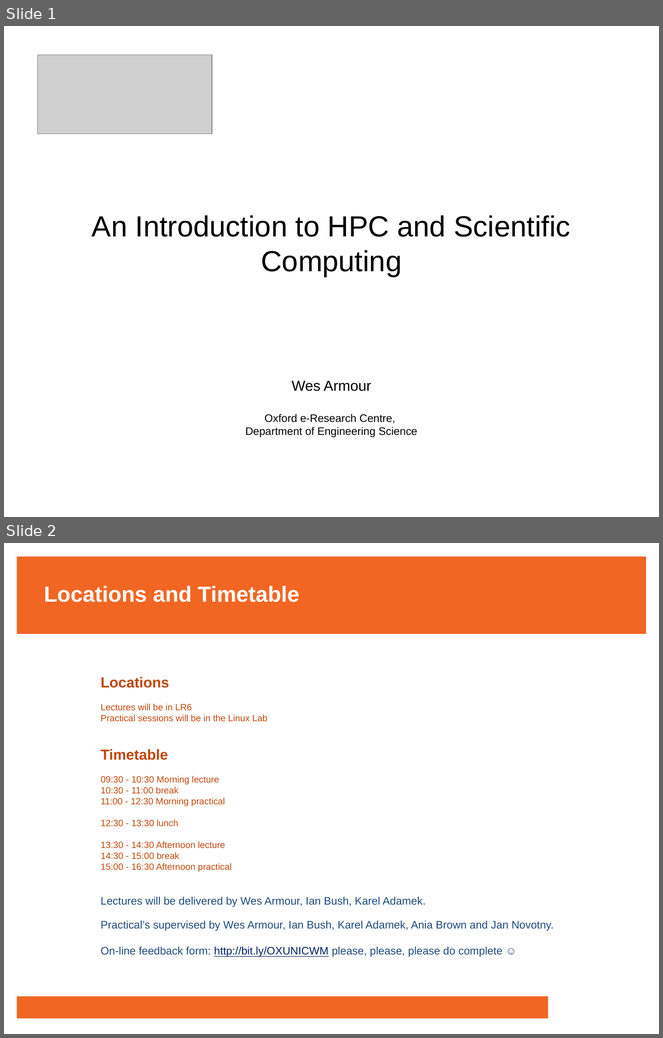
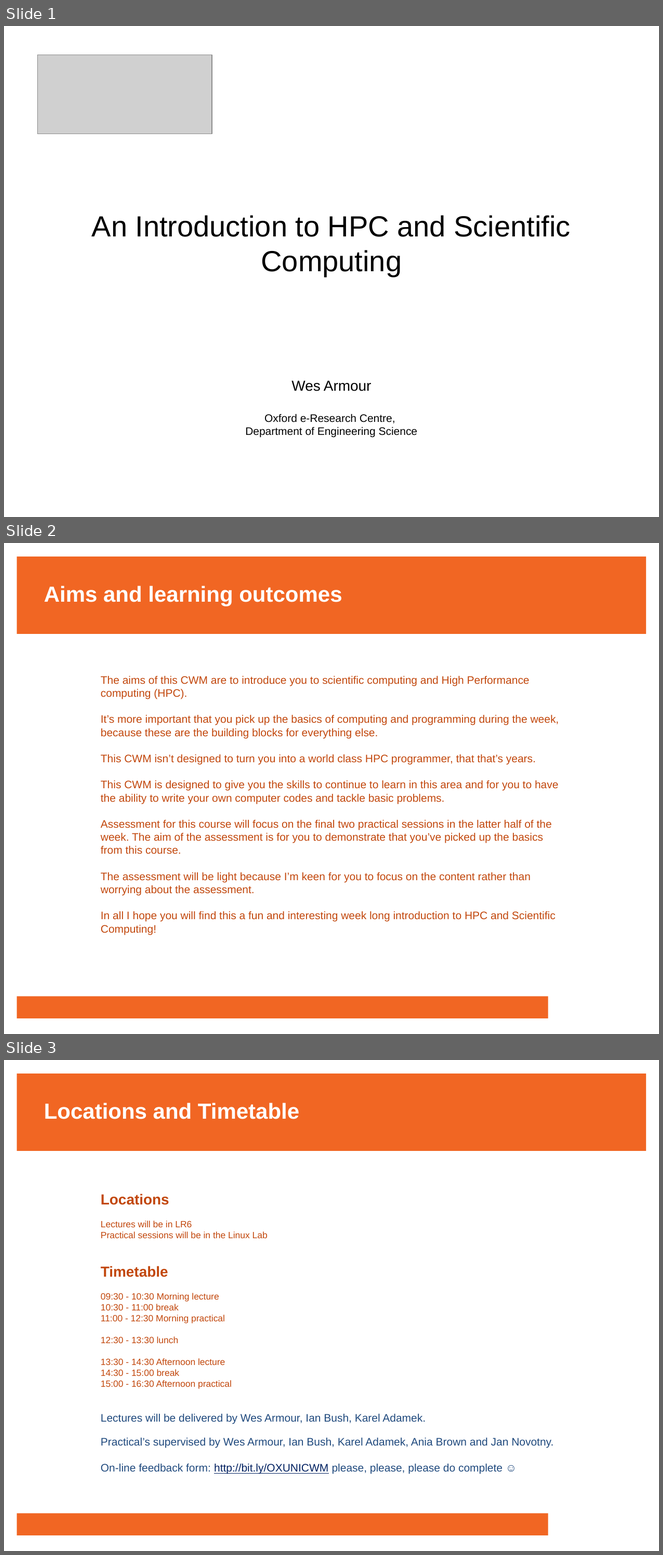
Before and after one commit to francisjudd/CWM-HPC, a slide deck: lectures/pptx/0_Introduction.pptx. Shown one above the other, each under a label of ours: slides 1 and 2 before the commit, slides 1, 2 and 3 after it. The pictures are 663x1038 and 663x1555 pixels, drawn with LibreOffice and Linux fonts; fonts in the diff are those of the drawing; grey boxes stand for pictures; background and template pictures are left out. Boxes give left, top, right and bottom in pixels: in the first picture for what was removed or moved away, otherwise in the second. Text is boxed around its words. In the diff, an @@ line names an element or a change of style, - is before the commit and + after.

```diff
--- a/lectures/pptx/0_Introduction.pptx
+++ b/lectures/pptx/0_Introduction.pptx
@@ slide 2 added at [4, 543, 659, 1034], background #FFFFFF; not listed: 2 template elements that a slide beside it also shows @@
@@ text added at [44, 586, 342, 606], 24 pt, text #FFFFFF, bold @@
+Aims and learning outcomes
@@ text added at [101, 676, 559, 935], 12 pt, text #C2470C @@
+The aims of this CWM are to introduce you to scientific computing and High Performance computing (HPC).
+It’s more important that you pick up the basics of computing and programming during the week, because these are the building blocks for everything else.
+This CWM isn’t designed to turn you into a world class HPC programmer, that that’s years.
+This CWM is designed to give you the skills to continue to learn in this area and for you to have the ability to write your own computer codes and tackle basic problems.
+Assessment for this course will focus on the final two practical sessions in the latter half of the week. The aim of the assessment is for you to demonstrate that you’ve picked up the basics from this course.
+The assessment will be light because I’m keen for you to focus on the content rather than worrying about the assessment.
+In all I hope you will find this a fun and interesting week long introduction to HPC and Scientific Computing!
@@ what was slide 2 is now slide 3 @@
```
Also in this commit, not shown: 1 other file.
